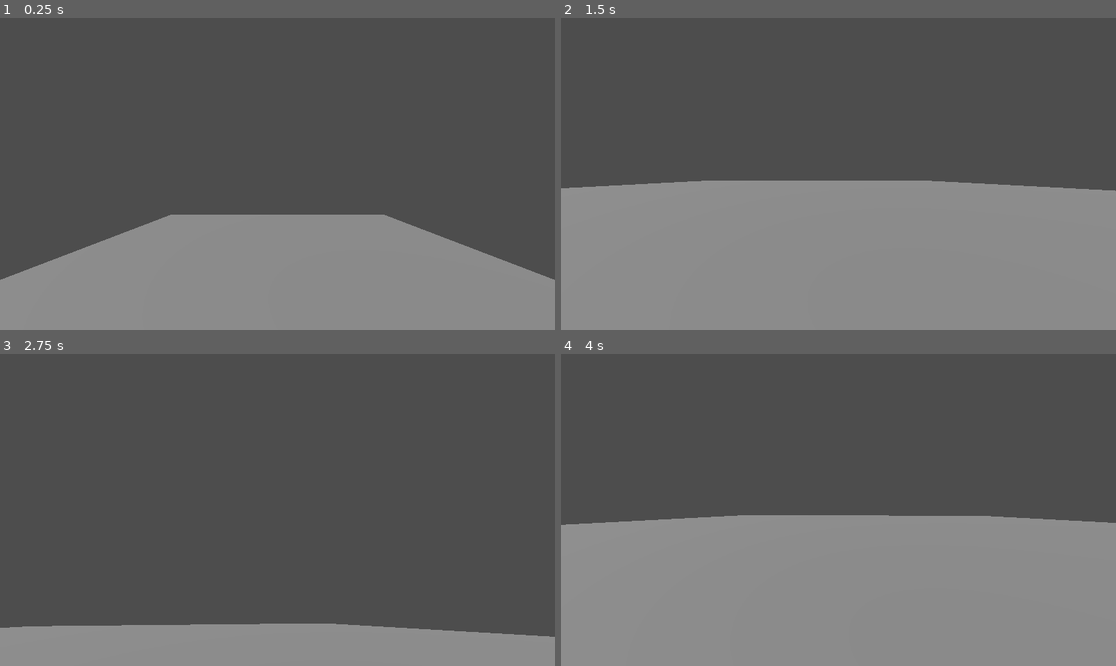
Above: before the commit, frames 1-4 (two rows, left to right).
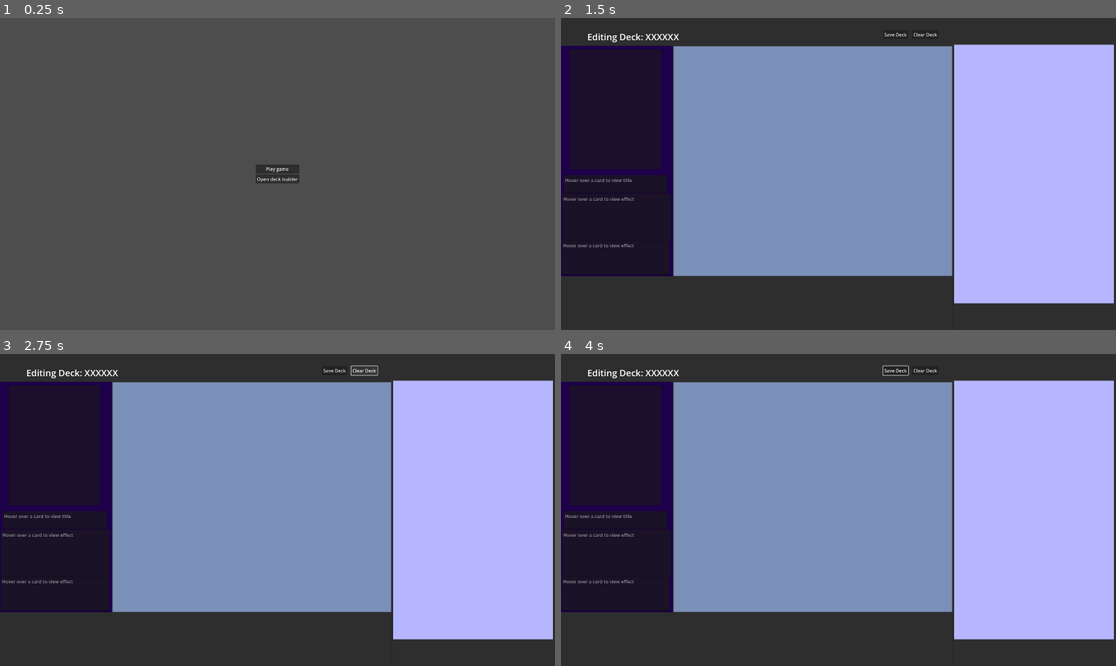
Above: after the commit, the same moments.

Repository: chrissolanilla/Deck-builder
Game: Godot game, scene res://scenes/title_screen.tscn
The game is run twice, just before and just after one commit, with the same random seed, the same clock (stepped at 60 frames per second) and the same inputs. Before the commit the project starts from res://scenes/arena.tscn.
Inputs (mouse positions are in pixels of both pictures, inside the frame that each line leads up to):
- Up to frame 1 (0.25 s): no input
- Up to frame 2 (1.5 s): click (838, 180) at 0.5 s, where only the run after the commit has a clickable "Open deck builder"; tap Enter (ui_accept) at 1.25 s; move the mouse to (866, 174) at 1.27 s; hold Up (ui_up) from 1.28 s (still down); click (866, 174) at 1.42 s
- Up to frame 3 (2.75 s): tap Enter (ui_accept) at 1.52 s; release Up (ui_up) at 2 s; click (366, 369) at 2 s, where only the run after the commit has a clickable "Clear Deck"
- Up to frame 4 (4 s): click (894, 369) at 2.75 s, where only the run after the commit has a clickable "Save Deck"; move the mouse to (810, 510) at 3.52 s; hold Up (ui_up) from 3.53 s (still down)

The runs differ from the first frame. In frame 1, 31% of the frame differs, in the area x 0-100%, y 46-100%; in frame 2, 100%, in the area x 0-100%, y 0-100%; in frame 3, 99%; in frame 4, 100%.

Commit message:
add basic title screen

Diff:
--- a/project.godot
+++ b/project.godot
@@ -11,7 +11,7 @@
 [application]
 
 config/name="DynamicCard"
-run/main_scene="res://scenes/arena.tscn"
+run/main_scene="res://scenes/title_screen.tscn"
 config/features=PackedStringArray("4.3", "Forward Plus")
 config/icon="res://icon.svg"
 
--- /dev/null
+++ b/scenes/title_screen.tscn
@@ -0,0 +1,31 @@
+[gd_scene load_steps=2 format=3 uid="uid://dgxqu5tafey62"]
+
+[ext_resource type="Script" path="res://scripts/main_menu.gd" id="1_rdt4w"]
+
+[node name="TitleScreen" type="Control"]
+layout_mode = 3
+anchors_preset = 15
+anchor_right = 1.0
+anchor_bottom = 1.0
+grow_horizontal = 2
+grow_vertical = 2
+
+[node name="CenterContainer" type="CenterContainer" parent="."]
+layout_mode = 1
+anchors_preset = 15
+anchor_right = 1.0
+anchor_bottom = 1.0
+grow_horizontal = 2
+grow_vertical = 2
+
+[node name="MainMenuContainer" type="VBoxContainer" parent="CenterContainer"]
+layout_mode = 2
+script = ExtResource("1_rdt4w")
+
+[node name="PlayButton" type="Button" parent="CenterContainer/MainMenuContainer"]
+layout_mode = 2
+text = "Play game"
+
+[node name="DeckButton" type="Button" parent="CenterContainer/MainMenuContainer"]
+layout_mode = 2
+text = "Open deck builder"
--- /dev/null
+++ b/scripts/main_menu.gd
@@ -0,0 +1,11 @@
+extends VBoxContainer
+
+func _ready() -> void:
+	$PlayButton.pressed.connect(_on_play_pressed)
+	$DeckButton.pressed.connect(_on_deck_pressed)
+
+func _on_play_pressed() -> void:
+	get_tree().change_scene_to_file("res://scenes/arena.tscn")
+
+func _on_deck_pressed() -> void:
+	get_tree().change_scene_to_file("res://scenes/deck_builder.tscn")
